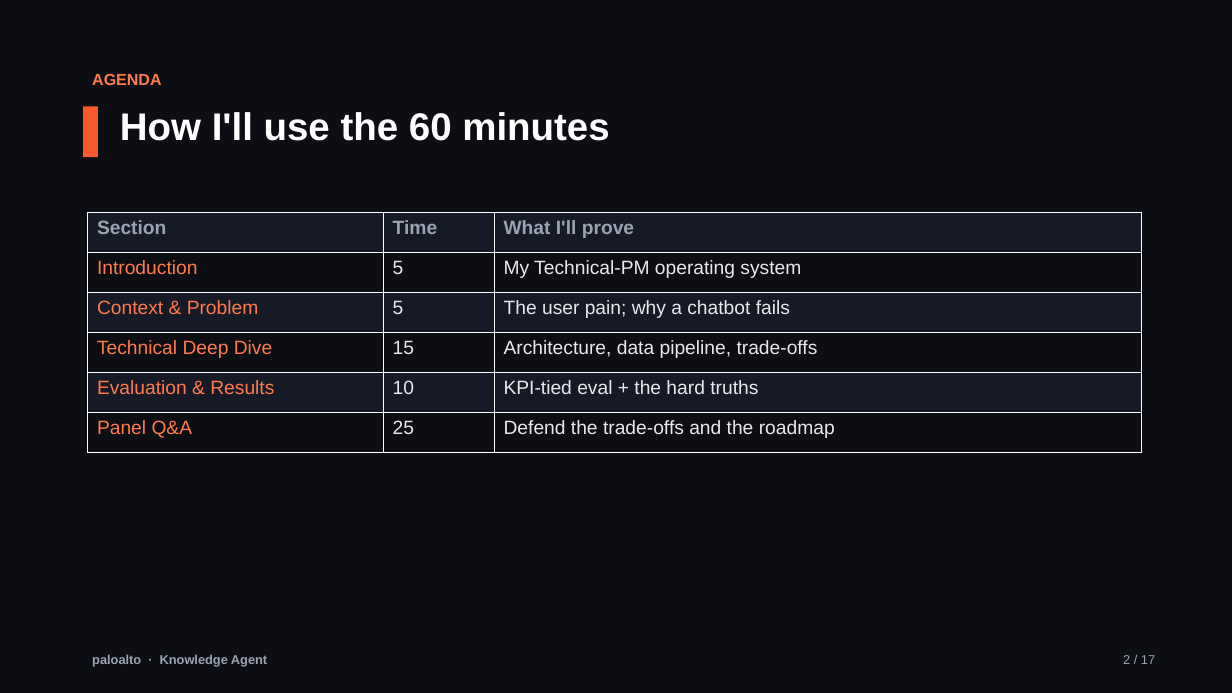
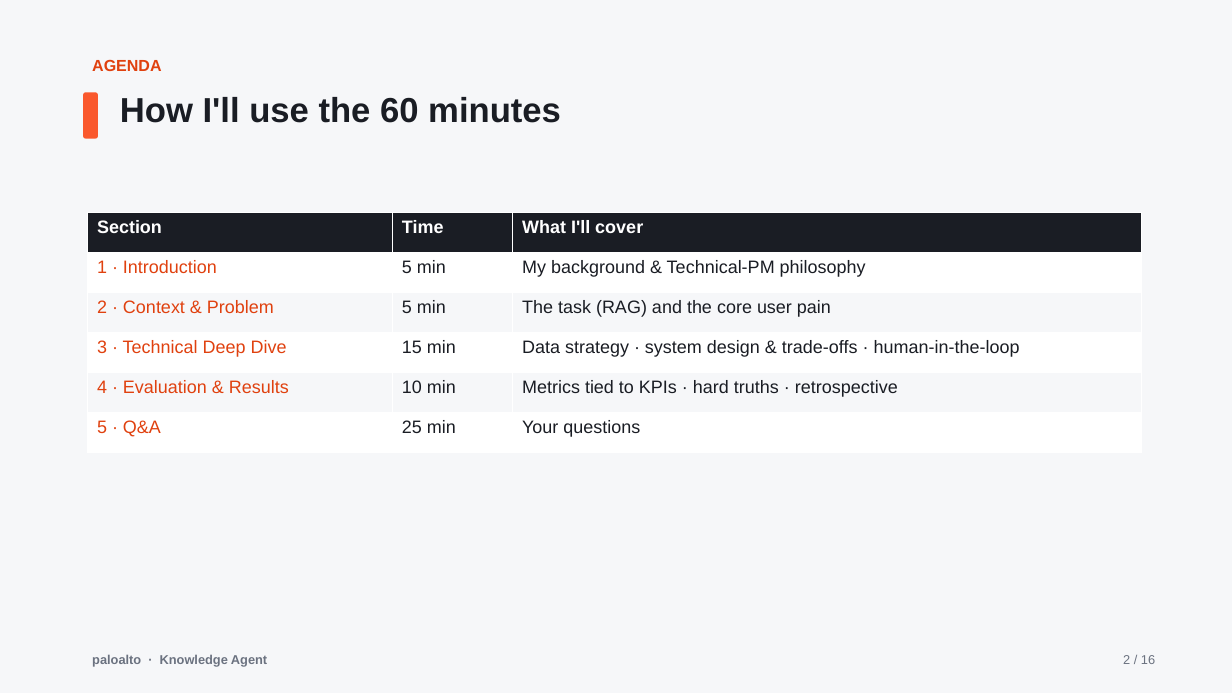
Before and after one commit to ashveej/PaloAltoknowledgeagent, a slide deck: slide 2 of presentation/Executive_Presentation.pptx. Drawn at 1232x693 pixels with LibreOffice and Linux fonts; fonts in the diff are those of the drawing. Boxes give left, top, right and bottom in pixels: in the first picture for what was removed or moved away, otherwise in the second. Text is boxed around its words. In the diff, an @@ line names an element or a change of style, - is before the commit and + after.

```diff
--- a/presentation/Executive_Presentation.pptx
+++ b/presentation/Executive_Presentation.pptx
@@ background #0C0E14 to #F6F7F9 @@
@@ text "AGENDA": place and size @@
-text "AGENDA" at (92, 74, 161, 85)
+text "AGENDA" at (92, 60, 161, 71)
@@ text "AGENDA" at (92, 60, 161, 71): text colour #FF7A4D to #E0410F @@
@@ text "How I'll use the 60 ...": place and size @@
-text "How I'll use the 60 ..." at (120, 112, 609, 141)
+text "How I'll use the 60 ..." at (120, 97, 561, 123)
@@ text "How I'll use the 60 ..." at (120, 97, 561, 123): size 30 to 27 pt, text colour #FFFFFF to #1A1D24 @@
@@ rounded rectangle: place and size @@
-rounded rectangle at (83, 106, 98, 157)
+rounded rectangle at (83, 92, 98, 139)
@@ rounded rectangle at (83, 92, 98, 139): rectangle to rounded rectangle @@
@@ table at (88, 213, 1141, 453) @@
-row 1, column 3: What I'll prove
+row 1, column 3: What I'll cover
-row 2: Introduction | 5 | My Technical-PM operating system
+row 2: 1 · Introduction | 5 min | My background & Technical-PM philosophy
-row 3: Context & Problem | 5 | The user pain; why a chatbot fails
+row 3: 2 · Context & Problem | 5 min | The task (RAG) and the core user pain
-row 4: Technical Deep Dive | 15 | Architecture, data pipeline, trade-offs
+row 4: 3 · Technical Deep Dive | 15 min | Data strategy · system design & trade-offs · human-in-the-loop
-row 5: Evaluation & Results | 10 | KPI-tied eval + the hard truths
+row 5: 4 · Evaluation & Results | 10 min | Metrics tied to KPIs · hard truths · retrospective
-row 6: Panel Q&A | 25 | Defend the trade-offs and the roadmap
+row 6: 5 · Q&A | 25 min | Your questions
@@ fill #161A26 to #1A1D24 in row 1 @@
@@ fill #0C0E14 to #FFFFFF in 9 cells @@
@@ fill #161A26 to #F6F7F9 in 6 cells @@
@@ size 15 to 14 pt, text colour #9AA3B2 to #FFFFFF in "Section", "Time" @@
@@ text "paloalto · Knowledge Agent" at (92, 654, 267, 667): text colour #9AA3B2 to #6B7280 @@
@@ text at (1123, 655, 1155, 664): text changed; text colour #9AA3B2 to #6B7280 @@
-2 / 17
+2 / 16
```
Also in this commit, not shown: 7 other slides changed, 8 slides added, 9 slides removed, 6 other files.
